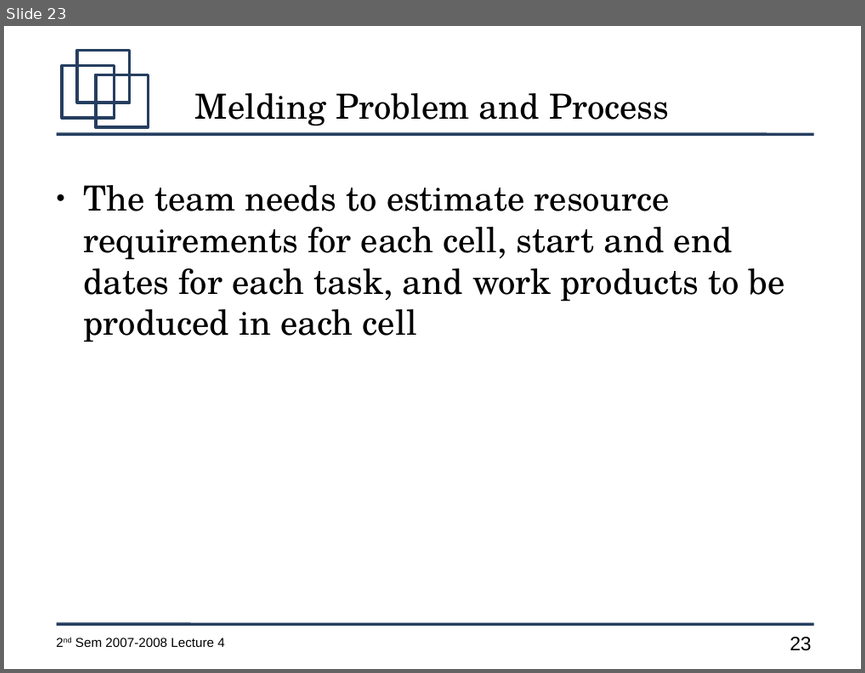
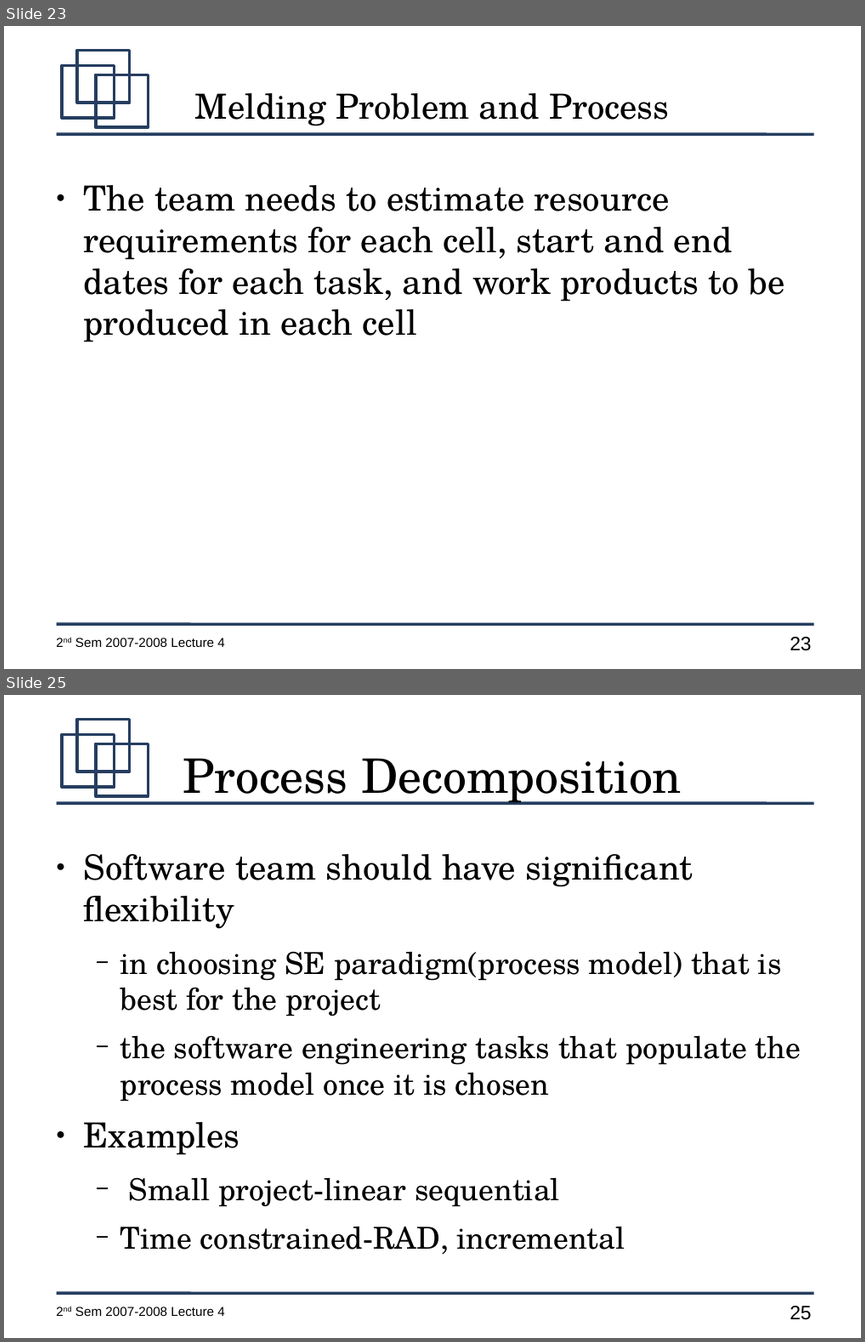
Before and after one commit to jachermocilla/jach-homepage, a slide deck: CMSC128-2nd-Sem-2007-L4.odp. Shown one above the other, each under a label of ours: slide 23 before the commit, slides 23 and 25 after it; the slides between them are not shown. The pictures are 865x673 and 865x1342 pixels, drawn with LibreOffice and Linux fonts; fonts in the diff are those of the drawing. Boxes give left, top, right and bottom in pixels: in the first picture for what was removed or moved away, otherwise in the second. Text is boxed around its words. In the diff, an @@ line names an element or a change of style, - is before the commit and + after.

```diff
--- a/CMSC128-2nd-Sem-2007-L4.odp
+++ b/CMSC128-2nd-Sem-2007-L4.odp
@@ slide 25 added at [4, 695, 861, 1338], background #FFFFFF; not listed: 7 template elements that a slide beside it also shows @@
@@ title added at [182, 758, 681, 805], 44 pt, text #000000 @@
+Process Decomposition
@@ text added at [84, 854, 800, 1254], 28 pt, text #000000 @@
+● Software team should have significant flexibility
+  − in choosing SE paradigm(process model) that is best for the project
+  − the software engineering tasks that populate the process model once it is chosen
+● Examples
+  − Small project-linear sequential
+  − Time constrained-RAD, incremental
```
Also in this commit, not shown: 1 slide changed, 7 other slides added, 2 slides removed.
